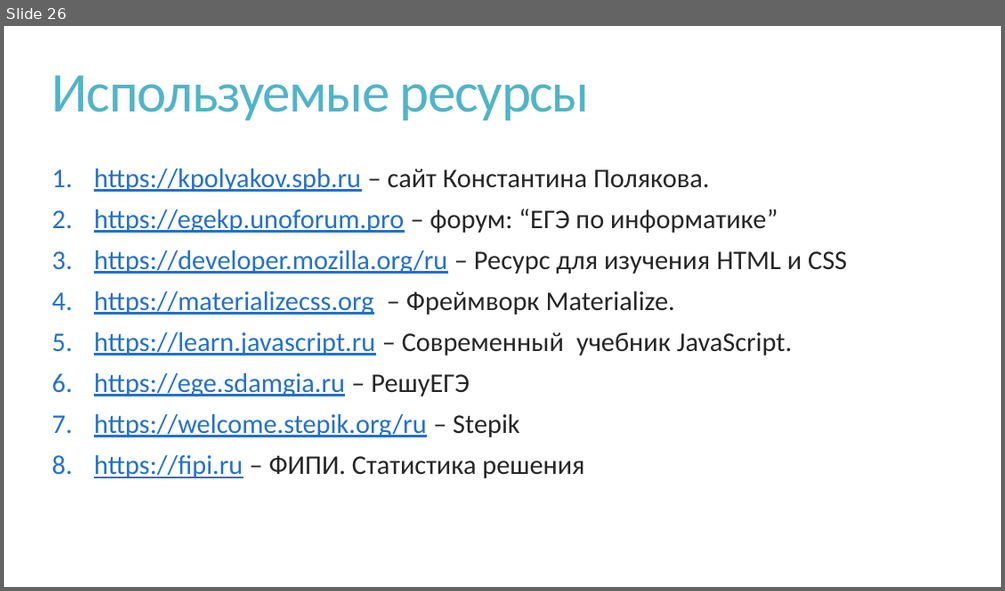
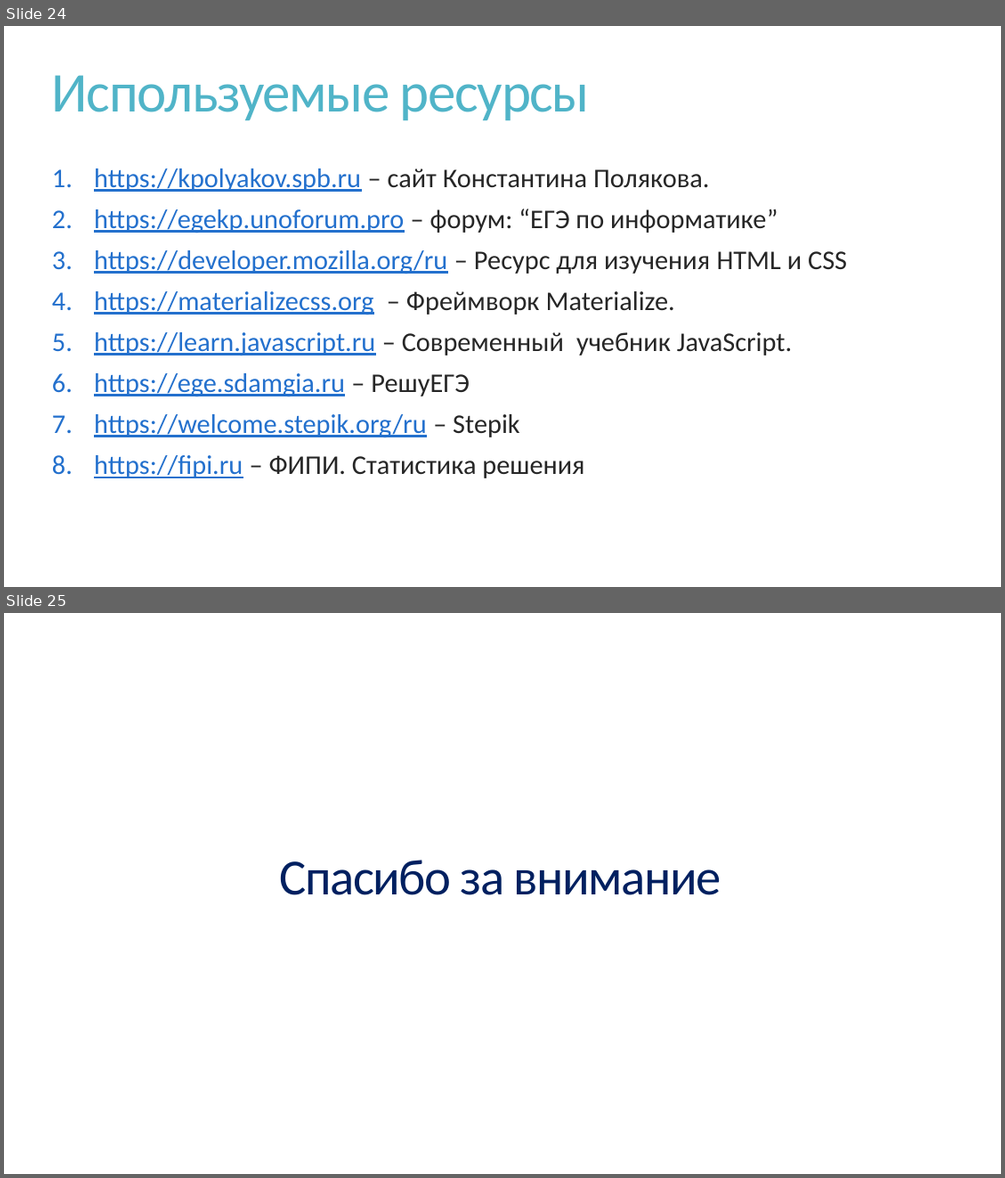
Before and after one commit to VladPetrov3/School_Project_EGE, a slide deck: Организация проекта/Теория игр.pptx. Shown one above the other, each under a label of ours: slide 26 before the commit, slides 24 and 25 after it. The pictures are 1005x591 and 1005x1178 pixels, drawn with LibreOffice and Linux fonts; fonts in the diff are those of the drawing. Boxes give left, top, right and bottom in pixels: in the first picture for what was removed or moved away, otherwise in the second. Text is boxed around its words. In the diff, an @@ line names an element or a change of style, - is before the commit and + after.

```diff
--- a/Организация проекта/Теория игр.pptx
+++ b/Организация проекта/Теория игр.pptx
@@ slide 25 added at [4,613,1001,1174], background #FFFFFF @@
@@ title added at [279,860,720,895], 48.6 pt, text #002060 @@
+Спасибо за внимание
@@ what was slide 26 is now slide 24 @@
```
Also in this commit, not shown: 7 slides changed, 3 other slides added, 5 slides removed, 3 other files.
